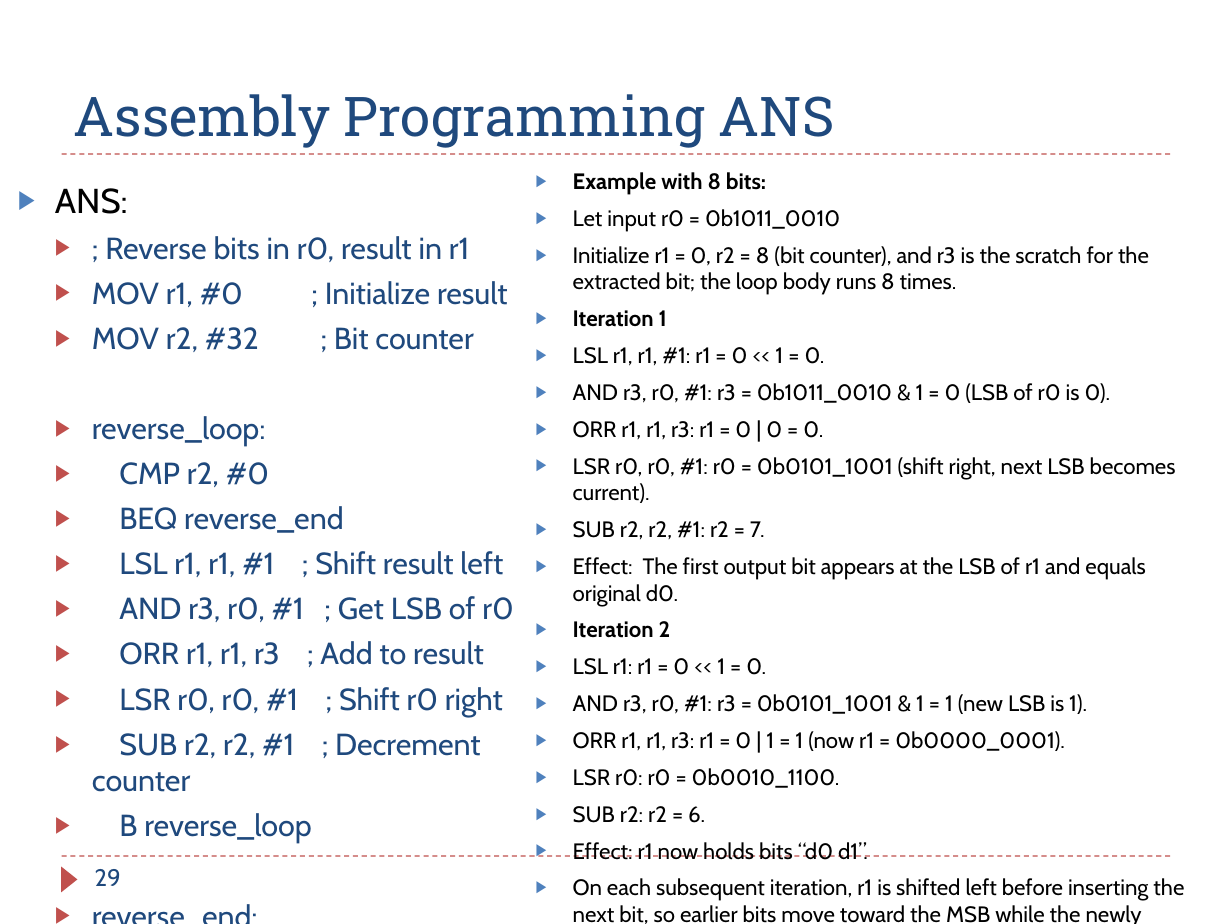
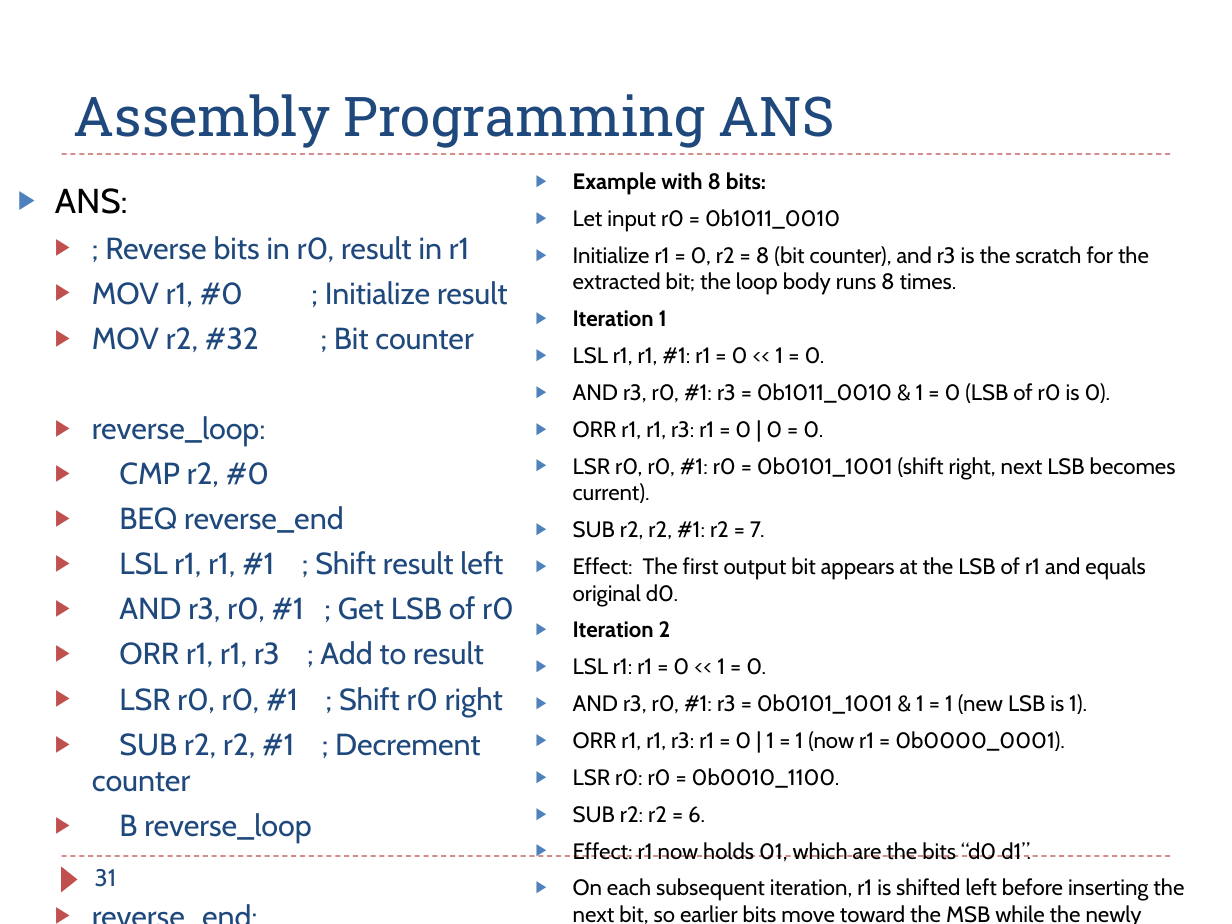
Before and after one commit to guhofstra/CSC111Fa25, a slide deck: slide 31 of PPTs/Ch6_ARM_Control_Flow_Exercises_ANS.pptx (slide 29 before the commit). Drawn at 1232x924 pixels with LibreOffice and Linux fonts; fonts in the diff are those of the drawing. Boxes give left, top, right and bottom in pixels: in the first picture for what was removed or moved away, otherwise in the second. Text is boxed around its words. In the diff, an @@ line names an element or a change of style, - is before the commit and + after.

```diff
--- a/PPTs/Ch6_ARM_Control_Flow_Exercises_ANS.pptx
+++ b/PPTs/Ch6_ARM_Control_Flow_Exercises_ANS.pptx
@@ page number at (95,869,117,887): text changed @@
-29
+31
@@ text at (573,842,1031,862): text changed @@
-▶ Effect: r1 now holds bits “d0 d1”.
+▶ Effect: r1 now holds 01, which are the bits “d0 d1”.
```
Also in this commit, not shown: 9 other slides changed, 4 slides added, 2 slides removed, 1 other file.
